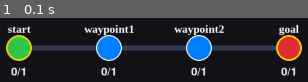
Above: before the commit, frame 1.
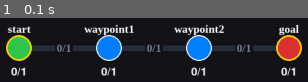
Above: after the commit, the same moment.

Repository: Irohs6/fly_ing
Game: pygame game, started from main.py assets/maps/easy/01_linear_path.txt
The game is run twice, just before and just after one commit, with the same random seed, the same clock (stepped at 60 frames per second) and the same inputs.
Inputs:
- Up to frame 1 (0.1 s): no input

The runs differ from the first frame. In frame 1, 1.6% of the frame differs, in the area x 17-83%, y 40-54%.

Commit message:
update: optimisation du nombre de tour

Diff:
--- a/assets/maps/easy/02_simple_fork.txt
+++ b/assets/maps/easy/02_simple_fork.txt
@@ -3,7 +3,7 @@
 
 start_hub: start 0 0 [color=green]
 hub: junction 1 0 [color=yellow max_drones=2]
-hub: path_a 2 1 [color=blue]
+hub: path_a 2 1 [color=blue zone=priority]
 hub: path_b 2 -1 [color=blue]
 end_hub: goal 3 0 [color=red]
 
--- a/src/model/drone.py
+++ b/src/model/drone.py
@@ -10,9 +10,9 @@
         self.drone_id = drone_id
         self.current_zone = current_zone
         self.path: list[Zone] = []
-        self.status: str = "waiting"
+        self.status: str = ""
         self.transit_turns: int = 0
-        self.entry_connection: Connection | None = None
+        self.moving_connection: tuple[bool, Connection | None] = (False, None)
 
     def __str__(self):
         return self.drone_id
@@ -22,10 +22,5 @@
     ) -> None:
         if self.current_zone is not None:
             self.current_zone.nb_drones -= 1
-        if self.entry_connection is not None:
-            self.entry_connection.nb_drones -= 1
         self.current_zone = zone
         zone.nb_drones += 1
-        self.entry_connection = connection
-        if connection is not None:
-            connection.nb_drones += 1
--- a/src/model/pathfinder.py
+++ b/src/model/pathfinder.py
@@ -6,7 +6,10 @@
     def __init__(self, graph: Graph):
         self.graph = graph
 
-    def shortest_distances(self, source: str, blocked_zones: set[str] | None = None, saturated_conns: set[int] | None = None) -> tuple[dict[str, float], dict[str, str]]:
+    def shortest_distances(self, source: str,
+                           blocked_zones: set[str] | None = None,
+                           saturated_conns: set[int] | None = None
+                           ) -> tuple[dict[str, float], dict[str, str | None]]:
         """
         Retourne :
             distances : dict {noeud: distance_min}
@@ -28,9 +31,9 @@
                 continue
 
             visited.add(current_node)
-
             for connection in self.graph.get_neighbors(current_node):
-                # Connections are stored bidirectionally — find the actual neighbor
+                # Connections are stored bidirectionally
+                # — find the actual neighbor
                 if connection.source.name == current_node:
                     neighbor = connection.target.name
                     neighbor_zone = connection.target
@@ -43,22 +46,24 @@
                     continue
                 weight = neighbor_zone.move_cost()
                 new_distance = current_distance + weight
-
                 if new_distance < distances[neighbor]:
                     distances[neighbor] = new_distance
                     predecessors[neighbor] = current_node
                     heappush(priority_queue, (new_distance, neighbor))
-
         return distances, predecessors
 
-    def shortest_path(self, source: str | None = None, blocked_zones: set[str] | None = None, saturated_conns: set[int] | None = None) -> list:
+    def shortest_path(self, source: str | None = None,
+                      blocked_zones: set[str] | None = None,
+                      saturated_conns: set[int] | None = None
+                      ) -> list:
         """
         Retourne la liste des zones du plus court chemin.
         """
 
         source = source or self.graph.start_zone.name
         target = self.graph.end_zone.name
-        distances, predecessors = self.shortest_distances(source, blocked_zones, saturated_conns)
+        distances, predecessors = self.shortest_distances(
+            source, blocked_zones, saturated_conns)
 
         if distances[target] == float("inf"):
             return None
@@ -69,12 +74,11 @@
         while current is not None:
             path.append(current)
             current = predecessors[current]
-
         path.reverse()
 
         return [self.graph.zones[name] for name in path]
 
-    def distance_to(self, source: str, target: str):
+    def distance_to(self, source: str, target: str) -> float:
         """
         Retourne uniquement la distance minimale.
         """
--- a/src/model/simulation.py
+++ b/src/model/simulation.py
@@ -1,7 +1,6 @@
 from .drone import Drone
 from .graph import Graph
 from .pathfinder import Djikstra
-from .zone import Zone
 
 
 class Simulation:
@@ -10,20 +9,19 @@
         self.drones: list[Drone] = []
         self.turn = 0
         self.debug = debug
+        self.ph = Djikstra(graph)
 
     def add_drone(self, drone: Drone) -> None:
         # Ajoute un drone à la liste des drones de la simulation
         self.drones.append(drone)
 
     def load_drones(self, nb_drones: int) -> None:
-        # Crée et ajoute un nombre donné de drones avec des identifiants séquentiels
         for i in range(nb_drones):
             self.add_drone(Drone(f"D{i + 1}"))
 
     def start(self) -> None:
         start = self.graph.start_zone
-        pathfinder = Djikstra(self.graph)
-        path = pathfinder.shortest_path() or []
+        path = self.ph.shortest_path() or []
         for drone in self.drones:
             drone.current_zone = start
             start.nb_drones += 1
@@ -37,55 +35,43 @@
             drone.status = "waiting"
             return None
 
-        conn = self.graph.get_connection(drone.current_zone.name, next_zone.name)
+        conn = self.graph.get_connection(
+            drone.current_zone.name, next_zone.name)
         conn_ok = conn is None or conn.nb_drones < conn.max_capacity
         zone_ok = next_zone.nb_drones < next_zone.max_drones
-
         if zone_ok and conn_ok:
             if next_zone.zone_type == "restricted":
                 drone.move_to_zone(next_zone, conn)
+                drone.moving_connection = (True, conn)
+                conn.add_nb_drone()
                 drone.path.pop(0)
                 drone.transit_turns = 0
                 drone.status = "in_transit"
                 return f"{drone.drone_id}-{next_zone.name}(transit)"
             else:
-                drone.move_to_zone(next_zone, None)
+                drone.move_to_zone(next_zone, conn)
+                conn.add_nb_drone() if conn else None
                 drone.path.pop(0)
+                drone.moving_connection = (True, conn)
                 drone.status = "moving"
                 if drone.current_zone == self.graph.end_zone:
                     drone.status = "finished"
-                    if drone.entry_connection is not None:
-                        drone.entry_connection.nb_drones -= 1
-                        drone.entry_connection = None
                     drone.current_zone.nb_drones -= 1
                 return f"{drone.drone_id}-{next_zone.name}"
-        else:
-            # Bloqué : cherche un voisin accessible plus proche ou aussi proche du goal
-            pf = Djikstra(self.graph)
-            goal_dist = pf.distance_to(next_zone.name, self.graph.end_zone.name)
-            best_nbr = None
-            best_conn = None
-            best_dist = goal_dist
-            for nc in self.graph.get_neighbors(drone.current_zone.name):
-                nbr = nc.target if nc.source.name == drone.current_zone.name else nc.source
-                if nbr.name == next_zone.name:
-                    continue
-                if nc.nb_drones >= nc.max_capacity:
-                    continue
-                if nbr.nb_drones >= nbr.max_drones:
-                    continue
-                d = pf.distance_to(nbr.name, self.graph.end_zone.name)
-                if d <= best_dist:
-                    best_dist = d
-                    best_nbr = nbr
-                    best_conn = nc
-            if best_nbr is not None:
-                new_path = pf.shortest_path(best_nbr.name)
-                drone.path = [best_nbr] + (list(new_path)[1:] if new_path else [])
+        elif next_zone.zone_type != "priority":
+            pf = self.ph
+
+            new_path = pf.shortest_path(
+                source=drone.current_zone.name,
+                blocked_zones={next_zone.name},
+            )
+
+            if new_path:
+                drone.path = new_path[1:]
                 return self._try_move(drone)
-            else:
-                drone.status = "waiting"
-                return None
+
+            drone.status = "waiting"
+            return None
 
     def advance_transit(self) -> None:
         for drone in self.drones:
@@ -96,35 +82,39 @@
             cost = zone_obj.move_cost() if zone_obj else 1
             if drone.transit_turns >= cost:
                 drone.transit_turns = 0
-                drone.status = "moving"
-                if drone.entry_connection is not None:
-                    drone.entry_connection.nb_drones -= 1
-                    drone.entry_connection = None
+                if drone.moving_connection[1]:
+                    drone.moving_connection[1].remove_nb_drone()
+                    drone.moving_connection = (False, None)
+                    drone.status = "moving"
 
     def execute(self) -> None:
         while not all(drone.status == "finished" for drone in self.drones):
             self.turn += 1
-
-            if self.turn > 200:
-                print("DEADLOCK DETECTED — drones bloqués :")
-                for d in self.drones:
-                    if d.status != "finished":
-                        print(f"  {d.drone_id} status={d.status} zone={d.current_zone} path={d.path[:3]}")
-                break
-
             self.advance_transit()
 
             movements = []
+            used_connections = []
             for drone in self.drones:
                 if drone.status in ("finished", "in_transit"):
                     continue
                 result = self._try_move(drone)
+
                 if result:
                     movements.append(result)
 
+                if drone.moving_connection[0]:
+                    used_connections.append(drone)
+            for drone in used_connections:
+                if drone.status != "in_transit":
+                    conn = drone.moving_connection[1]
+                    if conn:
+                        conn.remove_nb_drone()
+                    drone.moving_connection = (False, None)
+
             if self.debug:
                 waiting = [
-                    f"{d.drone_id}(waiting {d.current_zone})"
+                    f"{d.drone_id}(waiting {d.current_zone} "
+                    f"{d.moving_connection[1]})"
                     for d in self.drones
                     if d.status == "waiting"
                 ]
--- a/src/parser/parser.py
+++ b/src/parser/parser.py
@@ -229,7 +229,9 @@
                             f"Line {number_ligne}: invalid zone type {value!r}"
                         )
                     if key == "max_drones":
-                        if not value.isdigit() or int(value) < 1:
+                        if hub_type in ("start_hub", "end_hub"):
+                            metadata["max_drones"] = self.config["nb_drones"]
+                        elif not value.isdigit() or int(value) < 1:
                             raise ValueError(
                                 f"Line {number_ligne}: "
                                 f"{key} must be a positive integer"
--- a/src/view/pygame_view.py
+++ b/src/view/pygame_view.py
@@ -35,7 +35,6 @@
 CONN_BORDER = (40, 45, 60)
 
 BAND_WIDTH: int = 9
-BAND_GAP: int = 3
 
 HUB_BASE_RADIUS: int = 20
 HUB_SCALE: int = 3  # extra px per max_drone unit
@@ -182,63 +181,21 @@
         zoom: float = 1.0,
     ) -> None:
         capacity = connection.max_capacity
-        # Vecteur directeur de la connexion
-        delta_x = pos2[0] - pos1[0]
-        delta_y = pos2[1] - pos1[1]
-        length = math.hypot(delta_x, delta_y)
-        if length == 0:
+        if math.hypot(pos2[0] - pos1[0], pos2[1] - pos1[1]) == 0:
             return
 
-        # Largeur et espacement des bandes mis à l'échelle selon le zoom
-        band_w = max(2.0, BAND_WIDTH * zoom)
-        band_gap = max(1.0, BAND_GAP * zoom)
-
-        # Vecteur perpendiculaire normalisé (pour décaler les bandes)
-        perp_x = -delta_y / length
-        perp_y = delta_x / length
-
-        # Dessiner une bande par unité de capacité
-        for i in range(capacity):
-            # Décalage latéral pour centrer les bandes
-            offset = (i - (capacity - 1) / 2) * (band_w + band_gap)
-            band_offset_x = perp_x * offset
-            band_offset_y = perp_y * offset
-            # Demi-largeur pour construire les 4 coins du rectangle
-            half_x = perp_x * band_w / 2
-            half_y = perp_y * band_w / 2
-            corners = [
-                (
-                    pos1[0] + band_offset_x + half_x,
-                    pos1[1] + band_offset_y + half_y,
-                ),
-                (
-                    pos1[0] + band_offset_x - half_x,
-                    pos1[1] + band_offset_y - half_y,
-                ),
-                (
-                    pos2[0] + band_offset_x - half_x,
-                    pos2[1] + band_offset_y - half_y,
-                ),
-                (
-                    pos2[0] + band_offset_x + half_x,
-                    pos2[1] + band_offset_y + half_y,
-                ),
-            ]
-            pygame.draw.polygon(screen, CONN_FILL, corners)
-            pygame.draw.polygon(screen, CONN_BORDER, corners, 1)
-
-        # Afficher la capacité totale au milieu de la connexion
-        if capacity > 1:
-            mid = ((pos1[0] + pos2[0]) // 2, (pos1[1] + pos2[1]) // 2)
-            surf = self.font_small.render(
-                f"0/{capacity}", True, (120, 130, 150)
-            )
-            rect = surf.get_rect(center=mid)
-            # Fond sombre derrière le texte pour la lisibilité
-            pygame.draw.rect(
-                screen, BG_COLOR, rect.inflate(6, 4), border_radius=3
-            )
-            screen.blit(surf, rect)
+        # Trait unique, épaisseur mise à l'échelle selon le zoom
+        line_w = max(2, int(BAND_WIDTH * zoom))
+        pygame.draw.line(screen, CONN_FILL, pos1, pos2, line_w)
+        pygame.draw.line(screen, CONN_BORDER, pos1, pos2, max(1, line_w - 2))
+
+        # Capacité affichée au milieu de la connexion
+        mid = ((pos1[0] + pos2[0]) // 2, (pos1[1] + pos2[1]) // 2)
+        surf = self.font_small.render(f"0/{capacity}", True, (120, 130, 150))
+        rect = surf.get_rect(center=mid)
+        # Fond sombre derrière le texte pour la lisibilité
+        pygame.draw.rect(screen, BG_COLOR, rect.inflate(6, 4), border_radius=3)
+        screen.blit(surf, rect)
 
 
 # ── GraphRenderer
Not shown, added: README_ANALYSE.md
Renamed: src/pathfinding/__init__.py -> docs/pathfinding/__init__.py
Renamed: src/pathfinding/astar_solver.py -> docs/pathfinding/astar_solver.py
Renamed: src/pathfinding/cost_model.py -> docs/pathfinding/cost_model.py
Renamed: src/pathfinding/graph_adapter.py -> docs/pathfinding/graph_adapter.py
Renamed: src/pathfinding/heuristic.py -> docs/pathfinding/heuristic.py
Renamed: src/pathfinding/path_generator.py -> docs/pathfinding/path_generator.py
Renamed: src/pathfinding/route_manager.py -> docs/pathfinding/route_manager.py
